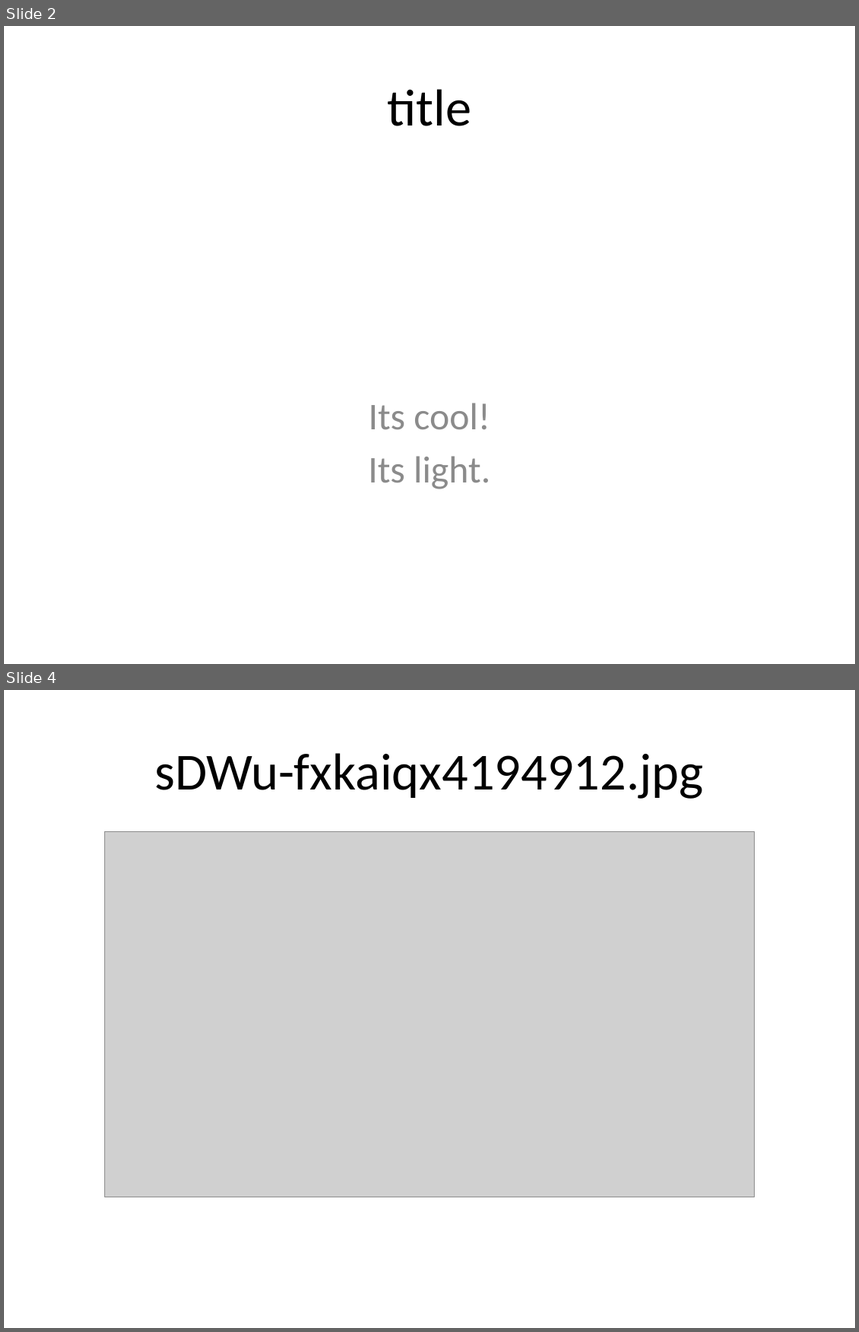
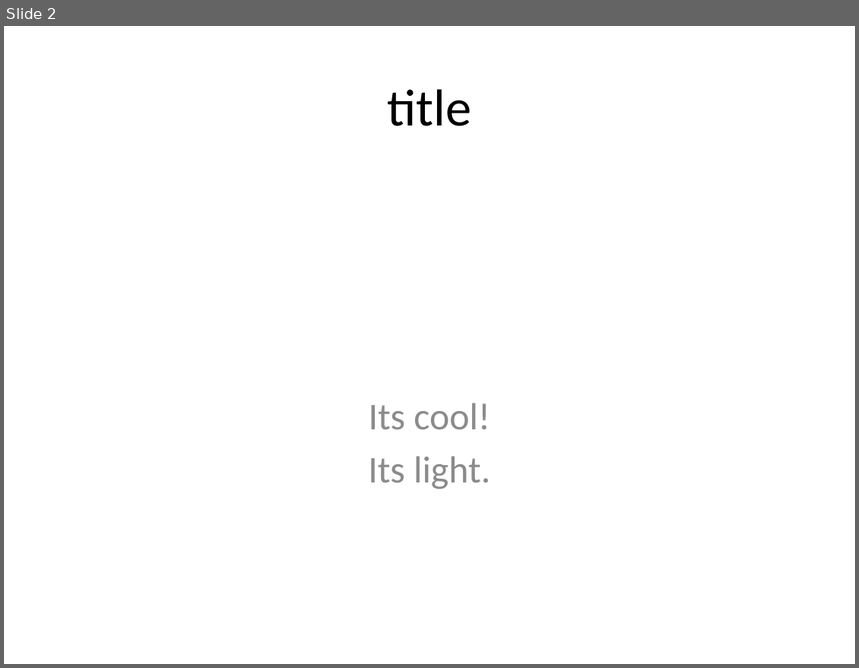
Before and after one commit to kc-train/img-to-pdf-service, a slide deck: sample.pptx. Shown one above the other, each under a label of ours: slides 2 and 4 before the commit, slide 2 after it; the slides between them are not shown. The pictures are 859x1332 and 859x668 pixels, drawn with LibreOffice and Linux fonts; fonts in the diff are those of the drawing; grey boxes stand for pictures. Boxes give left, top, right and bottom in pixels: in the first picture for what was removed or moved away, otherwise in the second. Text is boxed around its words. In the diff, an @@ line names an element or a change of style, - is before the commit and + after.

```diff
--- a/sample.pptx
+++ b/sample.pptx
@@ slide 4 removed at <box>4,690,855,1328</box>, background #FFFFFF @@
@@ title removed at <box>154,753,703,799</box> @@
-sDWu-fxkaiqx4194912.jpg
@@ picture removed at <box>104,832,755,1198</box> @@
```
Also in this commit, not shown: 3 slides added, 2 other slides removed, 48 other files.
